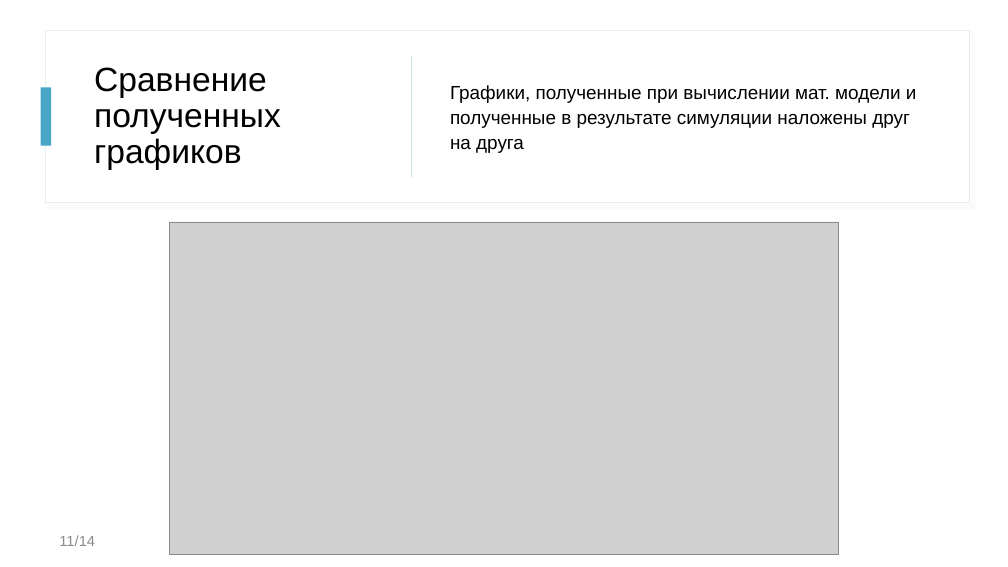
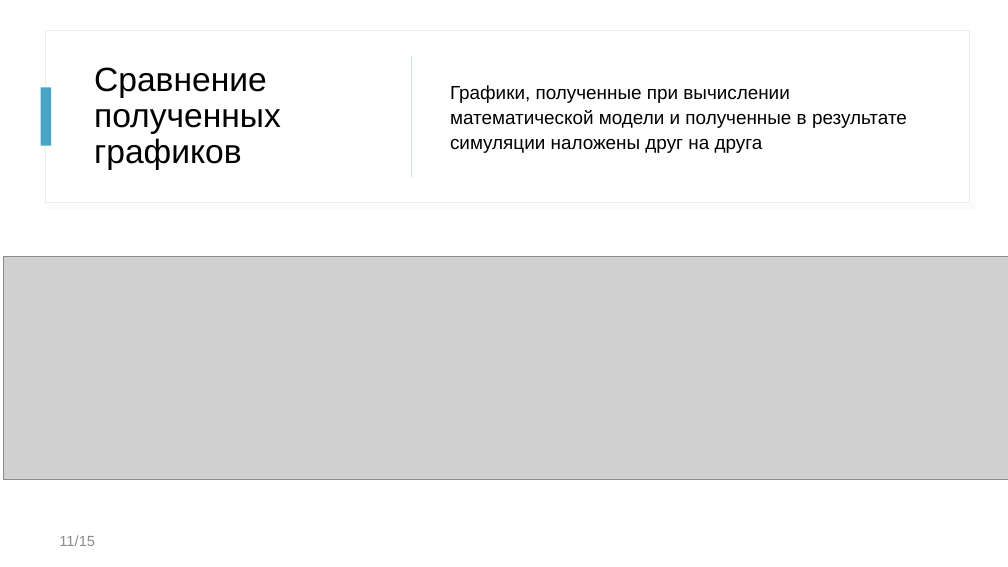
Before and after one commit to d-asv-b/varkt, a slide deck: slide 11 of Reports/Presentation.pptx. Drawn at 1008x567 pixels with LibreOffice and Linux fonts; fonts in the diff are those of the drawing; grey boxes stand for pictures. Boxes give left, top, right and bottom in pixels: in the first picture for what was removed or moved away, otherwise in the second. Text is boxed around its words. In the diff, an @@ line names an element or a change of style, - is before the commit and + after.

```diff
--- a/Reports/Presentation.pptx
+++ b/Reports/Presentation.pptx
@@ text at (450, 85, 907, 153): text changed @@
-Графики, полученные при вычислении мат. модели и полученные в результате симуляции наложены друг на друга
+Графики, полученные при вычислении математической модели и полученные в результате симуляции наложены друг на друга
@@ picture: place and size @@
-picture at (169, 222, 839, 555)
+picture at (4, 256, 1008, 479)
@@ page number at (59, 535, 95, 546): text changed @@
-11/14
+11/15
```
Also in this commit, not shown: 7 other slides changed, 1 other file.
